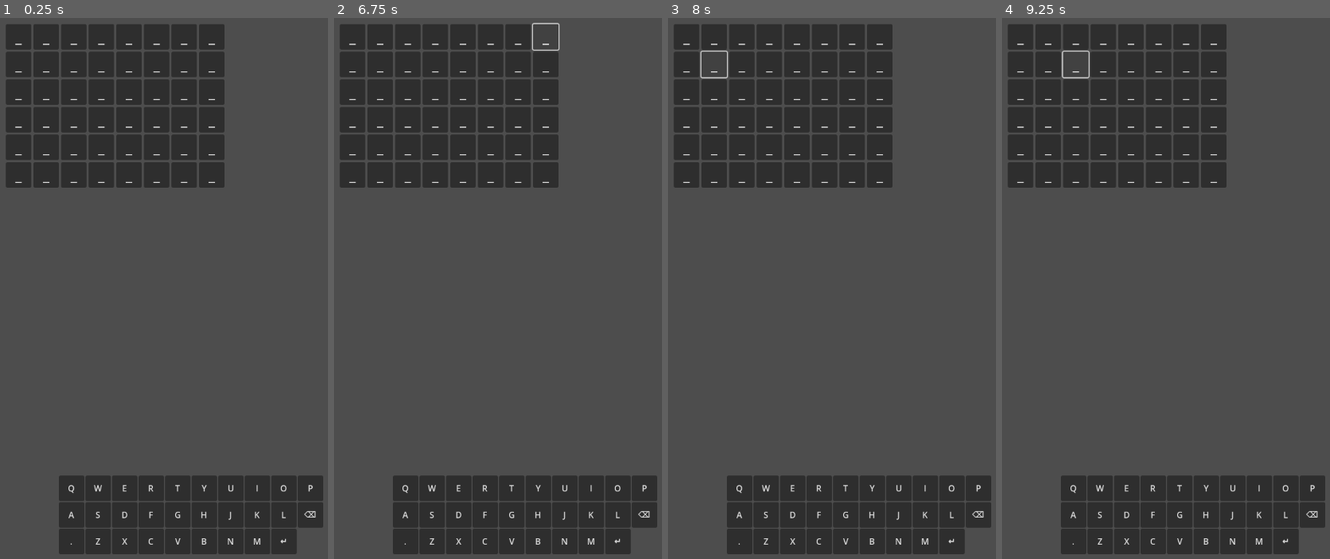
Above: before the commit, frames 1-4 (left to right).
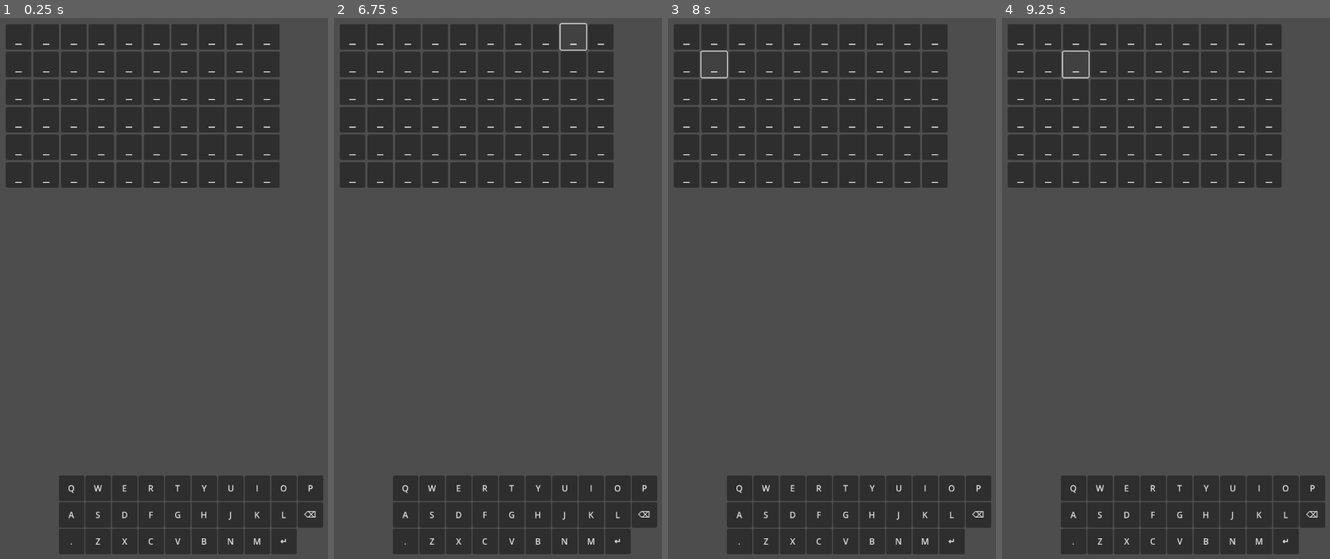
Above: after the commit, the same moments.

Repository: Pitrified/worble
Game: Godot game, scene res://game_board.tscn
Same seed, same stepped clock (60 frames per second), same inputs: the game is played once before the commit and once after it.
Inputs:
- Up to frame 1 (0.25 s): no input
- Up to frame 2 (6.75 s): click "_" at 0.5 s; click "_" at 1.25 s; click "_" at 2 s; click "_" at 2.75 s; click "_" at 3.5 s; click "_" at 4.25 s; click "_" at 5 s; click "_" at 5.75 s; click "_" at 6.5 s
- Up to frame 3 (8 s): click "_" at 7.25 s
- Up to frame 4 (9.25 s): click "_" at 8 s; click "_" at 8.75 s

The runs differ from the first frame. In frame 1, 4.1% of the frame differs, in the area x 69-86%, y 1-32%; in frame 2, 3.9%; in frame 3, 4.1%; in frame 4, 4.1%.

Commit message:
Move words in utils

Diff:
--- a/game_board.gd
+++ b/game_board.gd
@@ -7,8 +7,7 @@
 
 func start_game():
 	# pick a random word
-	var words: Array[String] = ['apple', 'banana', 'cherry', 'date', 'elderberry', 'fig', 'grape', 'honeydew', 'kiwi', 'lemon', 'mango', 'nectarine', 'orange', 'papaya', 'quince', 'raspberry', 'strawberry', 'tangerine', 'watermelon']
-	var word = words[randi() % words.size()].to_upper()
+	var word = Words.get_random_word()
 	print('game_board: The word is: ' + word)
 	# reset the guesses
 	$Guesses.start_game(word)
--- a/guess.gd
+++ b/guess.gd
@@ -40,6 +40,9 @@
 	elif content == 'enter':
 		print('guess: enter')
 		return
+	elif content == '.':
+		print('guess: dot')
+		input_letter(content)
 	else:
 		print('guess: letter')
 		input_letter(content)
@@ -59,7 +62,7 @@
 	# by clicking a guess letter, the letter is eliminated from the word
 	# so we need to find the first empty slot
 	# MAYBE track the right one while removing the letter
-	current_slot = Utils.get_char_index(word, '_')
+	current_slot = word.find('_')
 	print('current_slot: ' + str(current_slot))
 	if current_slot == - 1:
 		print('guess: No more empty slots')
@@ -70,13 +73,18 @@
 
 func check_guess(secret_word: String) -> String:
 	# check that we have no empty slots
-	current_slot = Utils.get_char_index(word, '_')
+	current_slot = word.find('_')
 	if current_slot != - 1:
 		print('guess: still empty slots')
 		return 'more_empty_slots'
+	# check that there are no dots in the middle of the word
+	if Words.is_word_valid_dots(word) == false:
+		print('guess: invalid word, dots in the middle')
+		return 'dots_in_word'
 	# check that the guess word is the same as the secret word
 	print('guess: guess word: ' + word, ' secret word: ' + secret_word)
 	update_colors(secret_word)
+	print('guess: guess word: ' + word, ' secret word: ' + secret_word, ' after update color')
 	if word == secret_word:
 		print('guesses: You win!')
 		return 'win'
@@ -85,23 +93,26 @@
 		return 'try_again'
 
 func update_colors(secret_word: String):
+	# make a copy of the guessed word
+	var guess_word = word
+
 	# first check all the correct letters and remove them
 	for i in range(0, guess_len):
-		var guessed_letter = word[i]
+		var guessed_letter = guess_word[i]
 		# the letter is in the right place
 		if guessed_letter == secret_word[i]:
 			guess_letters[i].set_letter_state('correct')
 			secret_word[i] = '_'
 			print('guess: correct letter ', guessed_letter, ' at ', i)
-			word[i] = '_'
+			guess_word[i] = '_'
 
 	# then check all the present letters
 	for i in range(0, guess_len):
-		var guessed_letter = word[i]
+		var guessed_letter = guess_word[i]
 		if guessed_letter == '_':
 			continue
 		# the letter is in the word, but not in the right place
-		var secret_word_index = Utils.get_char_index(secret_word, guessed_letter)
+		var secret_word_index = secret_word.find(guessed_letter)
 		if secret_word_index != - 1:
 			guess_letters[i].set_letter_state('present')
 			secret_word[secret_word_index] = '_'
--- a/guesses.gd
+++ b/guesses.gd
@@ -25,9 +25,13 @@
 
 func input_enter():
 	var outcome = current_guess.check_guess(secret_word)
-	# if the word was correct or there were empty slots, we can continue
+	# if there are empty slots, continue on the same guess
 	if outcome == 'more_empty_slots':
 		return
+	# if there are dots in the word, continue on the same guess
+	elif outcome == 'dots_in_word':
+		return
+	# if the word was correct, end the game
 	elif outcome == 'win':
 		pass
 		# game over, won
--- a/utils.gd
+++ b/utils.gd
@@ -1,7 +1 @@
 class_name Utils
-
-static func get_char_index(word: String, seek: String) -> int:
-    for i in range(0, word.length()):
-        if word[i] == seek:
-            return i
-    return - 1
--- /dev/null
+++ b/words.gd
@@ -0,0 +1,30 @@
+class_name Words
+
+const words: Array[String] = ['apple', 'banana', 'cherry', 'date', 'elderberry', 'fig', 'grape', 'honeydew', 'kiwi', 'lemon', 'mango', 'nectarine', 'orange', 'papaya', 'quince', 'raspberry', 'strawberry', 'tangerine', 'watermelon']
+
+static func get_random_word() -> String:
+    return words[randi() % words.size()].to_upper()
+
+static func strip_edges(word: String, seek: String) -> String:
+    var start = 0
+    var end = word.length()
+    for i in range(0, word.length()):
+        if word[i] == seek:
+            start += 1
+        else:
+            break
+    for i in range(word.length() - 1, -1, -1):
+        if word[i] == seek:
+            end -= 1
+        else:
+            break
+    var clean_word = word.substr(start, end - start)
+    print('strip_edges: ' + word + ' -> ' + clean_word)
+    return clean_word
+
+static func is_word_valid_dots(word: String) -> bool:
+    var clean_word = strip_edges(word, '.')
+    var dot_index = clean_word.find('.')
+    if dot_index != - 1:
+        return false
+    return true
